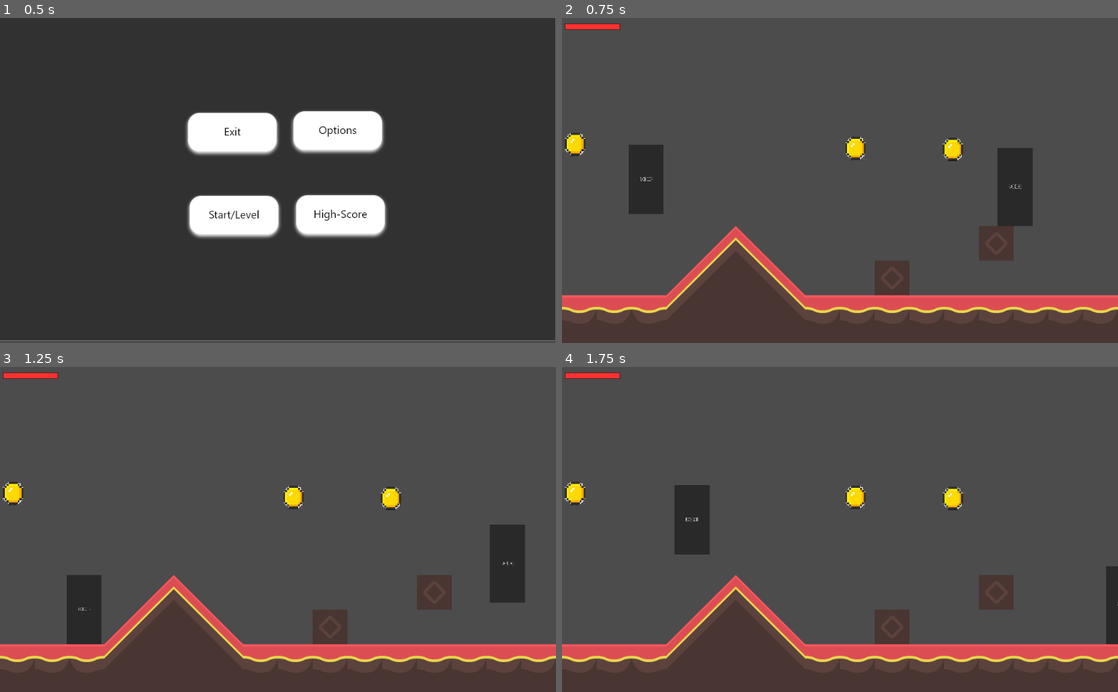
Above: before the commit, frames 1-4 (two rows, left to right).
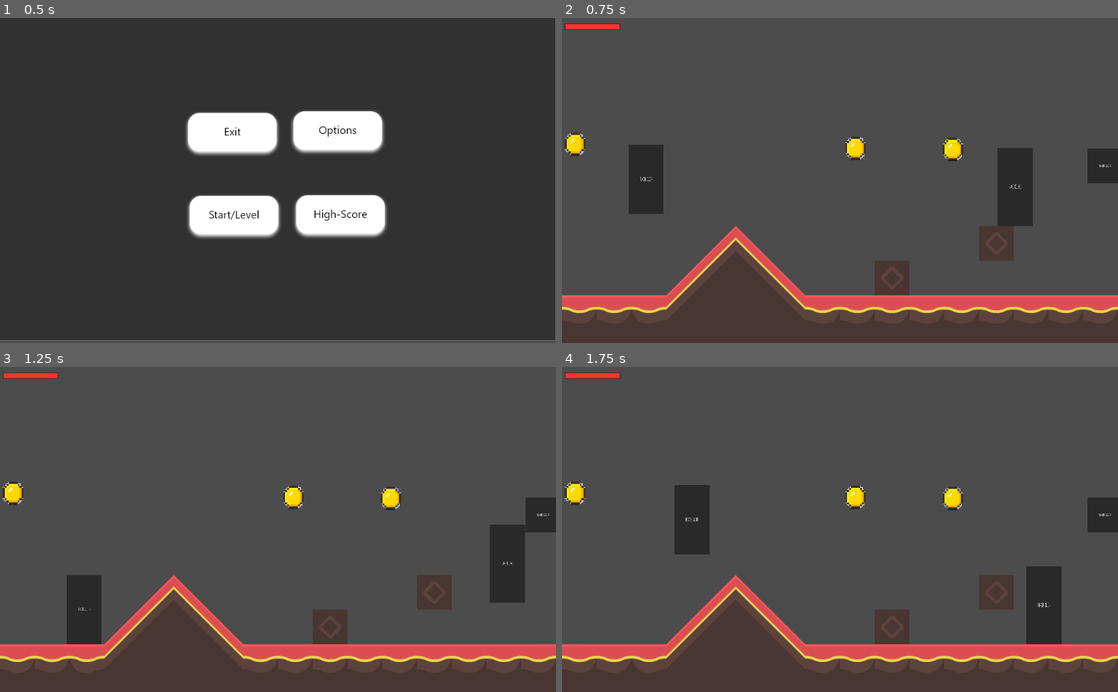
Above: after the commit, the same moments.

Repository: INF19IT2/2d-Jump-n-Run-SE
Game: Godot game, scene res://Scenes/MainScene/MainScene.tscn
Two runs of this game, one before a commit and one after it. Both use one fixed random seed, a clock stepped at 60 frames per second and the inputs below.
Inputs (mouse positions are in pixels of both pictures, inside the frame that each line leads up to):
- Up to frame 1 (0.5 s): no input
- Up to frame 2 (0.75 s): click (795, 216) at 0.5 s
- Up to frame 3 (1.25 s): no input
- Up to frame 4 (1.75 s): tap Enter (shoot) at 1.25, 1.35 s; hold D (move_right) from 1.28 s (still down); tap W (move_up) at 1.52 s

Frame 1 is identical in both runs. In frame 2, 0.6% of the frame differs, in the area x 94-100%, y 40-51%; in frame 3, 0.6%; in frame 4, 2.6%, in the area x 83-100%, y 40-86%.

Commit message:
platform that despawns after player jumps on it

Diff:
--- a/2d-Jump-n-Run-SE/Scenes/First_Level/First_Level.tscn
+++ b/2d-Jump-n-Run-SE/Scenes/First_Level/First_Level.tscn
@@ -1,10 +1,11 @@
-[gd_scene load_steps=6 format=2]
+[gd_scene load_steps=7 format=2]
 
 [ext_resource path="res://Scenes/First_Level/first_level_tileset.tres" type="TileSet" id=1]
 [ext_resource path="res://Scenes/PauseMenu/PaueMenu.tscn" type="PackedScene" id=2]
 [ext_resource path="res://Scenes/Objects/Player.tscn" type="PackedScene" id=3]
 [ext_resource path="res://Scenes/Objects/Collectable.tscn" type="PackedScene" id=4]
 [ext_resource path="res://Scenes/Objects/Dummy.tscn" type="PackedScene" id=5]
+[ext_resource path="res://Scenes/Objects/OneTouchPlatform.tscn" type="PackedScene" id=6]
 
 [node name="Node2D" type="Node2D"]
 
@@ -45,3 +46,6 @@
 
 [node name="KinematicBody2D" parent="." instance=ExtResource( 5 )]
 position = Vector2( 801, 310 )
+
+[node name="OneTouchPlatform" parent="." instance=ExtResource( 6 )]
+position = Vector2( 999.948, 273.383 )
--- /dev/null
+++ b/2d-Jump-n-Run-SE/Scenes/Objects/OneTouchPlatform.tscn
@@ -0,0 +1,34 @@
+[gd_scene load_steps=5 format=2]
+
+[ext_resource path="res://placeholder.png" type="Texture" id=1]
+[ext_resource path="res://Scripts/Objects/OneTouchPlatform.gd" type="Script" id=2]
+
+[sub_resource type="RectangleShape2D" id=4]
+extents = Vector2( 32, 32.2262 )
+
+[sub_resource type="RectangleShape2D" id=3]
+extents = Vector2( 33.4204, 34.4541 )
+
+[node name="OneTouchPlatform" type="StaticBody2D"]
+
+[node name="placeholder" type="Sprite" parent="."]
+scale = Vector2( 0.054, 0.071 )
+texture = ExtResource( 1 )
+
+[node name="CollisionShape2D" type="CollisionShape2D" parent="."]
+scale = Vector2( 1.009, 0.994 )
+shape = SubResource( 4 )
+
+[node name="Area2D" type="Area2D" parent="."]
+script = ExtResource( 2 )
+
+[node name="CollisionShape2D" type="CollisionShape2D" parent="Area2D"]
+visible = false
+position = Vector2( 0, -0.1 )
+shape = SubResource( 3 )
+
+[node name="Timer" type="Timer" parent="Area2D"]
+wait_time = 0.5
+one_shot = true
+[connection signal="body_entered" from="Area2D" to="Area2D" method="_on_Area2D_body_entered"]
+[connection signal="timeout" from="Area2D/Timer" to="Area2D" method="_on_Timer_timeout"]
--- a/2d-Jump-n-Run-SE/Scenes/Objects/Player.tscn
+++ b/2d-Jump-n-Run-SE/Scenes/Objects/Player.tscn
@@ -29,7 +29,6 @@
 position = Vector2( 0, 0.420448 )
 shape = SubResource( 1 )
 
-
 [node name="Ducking_CollisionShape2D" type="CollisionShape2D" parent="."]
 position = Vector2( 0, 32 )
 scale = Vector2( 1, 0.99 )
--- /dev/null
+++ b/2d-Jump-n-Run-SE/Scripts/Objects/OneTouchPlatform.gd
@@ -0,0 +1,22 @@
+extends Area2D
+
+onready var timer = get_node("Timer")
+
+var waittime = 0.25
+# Called when the node enters the scene tree for the first time.
+func _ready():
+	pass # Replace with function body.
+
+
+# Collision function
+func _on_Area2D_body_entered(body):
+	if body.get_name() == "Player":
+		var player_size = 64
+
+		if ((body.global_position.y + player_size) <= self.global_position.y - 32):
+			timer.set_wait_time(waittime)
+			timer.start()
+
+
+func _on_Timer_timeout():
+	get_parent().queue_free()
Not shown: 1 places in 2d-Jump-n-Run-SE/Scenes/Objects/Player.tscn that only renumber resources
